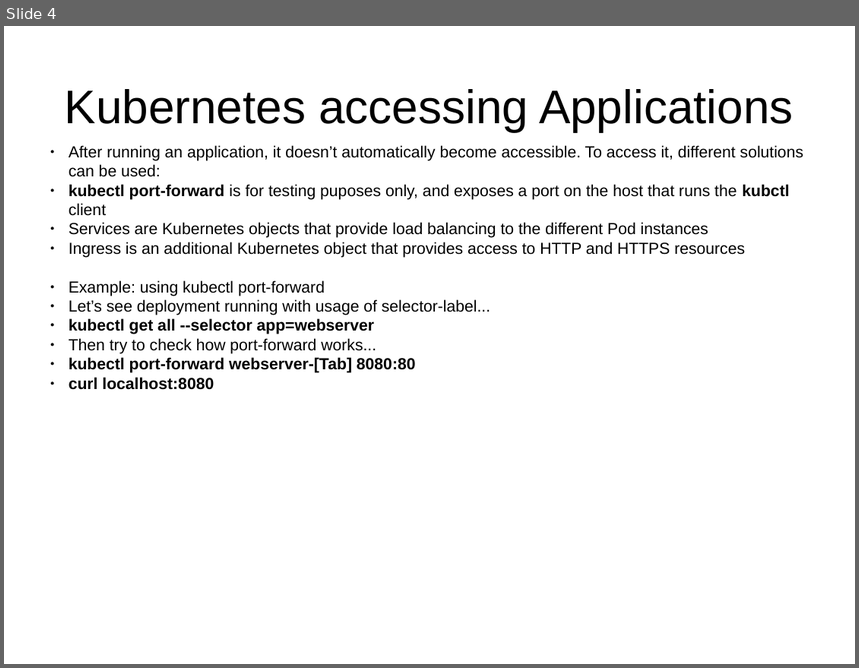
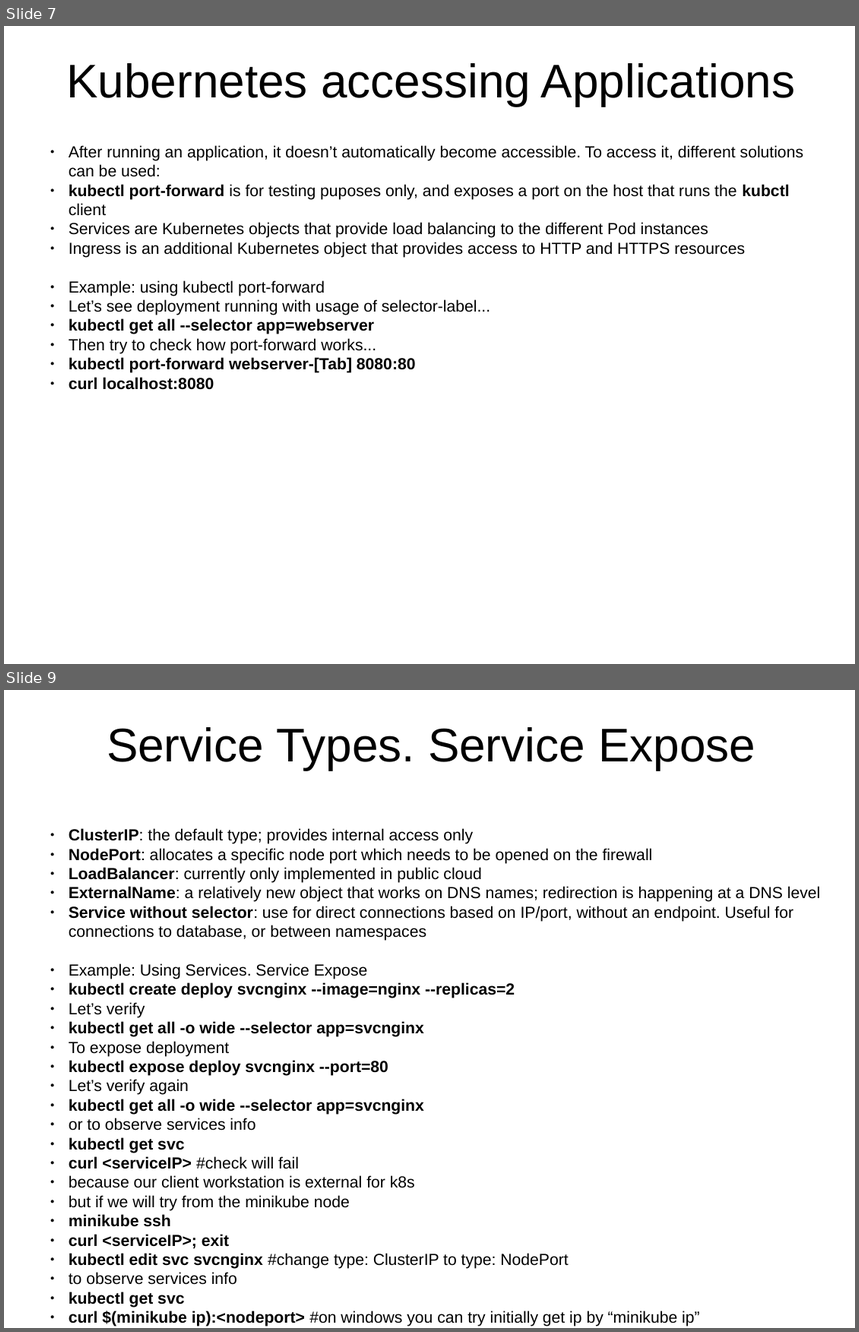
Before and after one commit to j-avdeev/DevOps, a slide deck: Lec presentations/DevOps - lec - K8S.odp. Shown one above the other, each under a label of ours: slide 4 before the commit, slides 7 and 9 after it; the slides between them are not shown. The pictures are 859x668 and 859x1332 pixels, drawn with LibreOffice and Linux fonts; fonts in the diff are those of the drawing. Boxes give left, top, right and bottom in pixels: in the first picture for what was removed or moved away, otherwise in the second. Text is boxed around its words. In the diff, an @@ line names an element or a change of style, - is before the commit and + after.

```diff
--- a/Lec presentations/DevOps - lec - K8S.odp
+++ b/Lec presentations/DevOps - lec - K8S.odp
@@ slide 9 added at (4, 690, 855, 1328), background #FFFFFF @@
@@ title added at (107, 727, 756, 771), 44 pt, text #000000 @@
+Service Types. Service Expose
@@ text added at (69, 828, 821, 1285), 15 pt, text #000000 @@
+● ClusterIP: the default type; provides internal access only
+● NodePort: allocates a specific node port which needs to be opened on the firewall
+● LoadBalancer: currently only implemented in public cloud
+● ExternalName: a relatively new object that works on DNS names; redirection is happening at a DNS level
+● Service without selector: use for direct connections based on IP/port, without an endpoint. Useful for connections to database, or between namespaces
+● Example: Using Services. Service Expose
+● kubectl create deploy svcnginx --image=nginx --replicas=2
+● Let’s verify
+● kubectl get all -o wide --selector app=svcnginx
+● To expose deployment
+● kubectl expose deploy svcnginx --port=80
+● Let’s verify again
+● kubectl get all -o wide --selector app=svcnginx
+● or to observe services info
+● kubectl get svc
+● curl <serviceIP> #check will fail
+● because our client workstation is external for k8s
+● but if we will try from the minikube node
+● minikube ssh
+● curl <serviceIP>; exit
+● kubectl edit svc svcnginx #change type: ClusterIP to type: NodePort
+● to observe services info
+● kubectl get svc
+● curl $(minikube ip):<nodeport> #on windows you can try initially get ip by “minikube ip”
@@ what was slide 4 is now slide 7 @@
@@ slide 7 changed as well @@
@@ title "Kubernetes accessing Applications": place and size @@
-title "Kubernetes accessing Applications" at (65, 89, 794, 132)
+title "Kubernetes accessing Applications" at (67, 63, 796, 107)
```
Also in this commit, not shown: 6 other slides changed, 19 other slides added, 4 other files.
